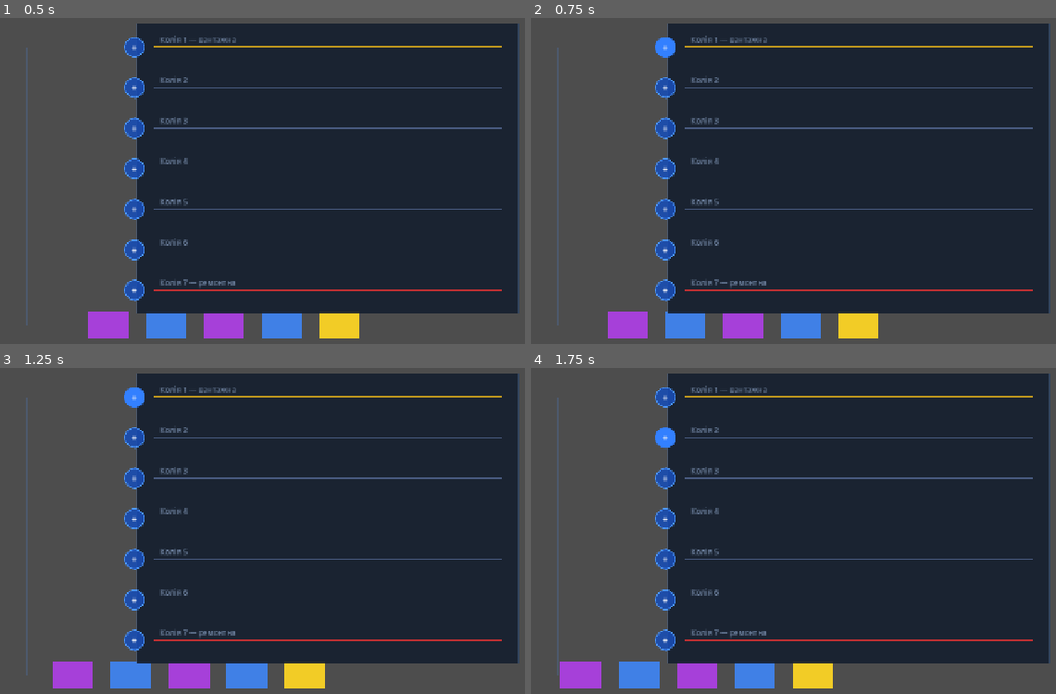
Above: before the commit, frames 1-4 (two rows, left to right).
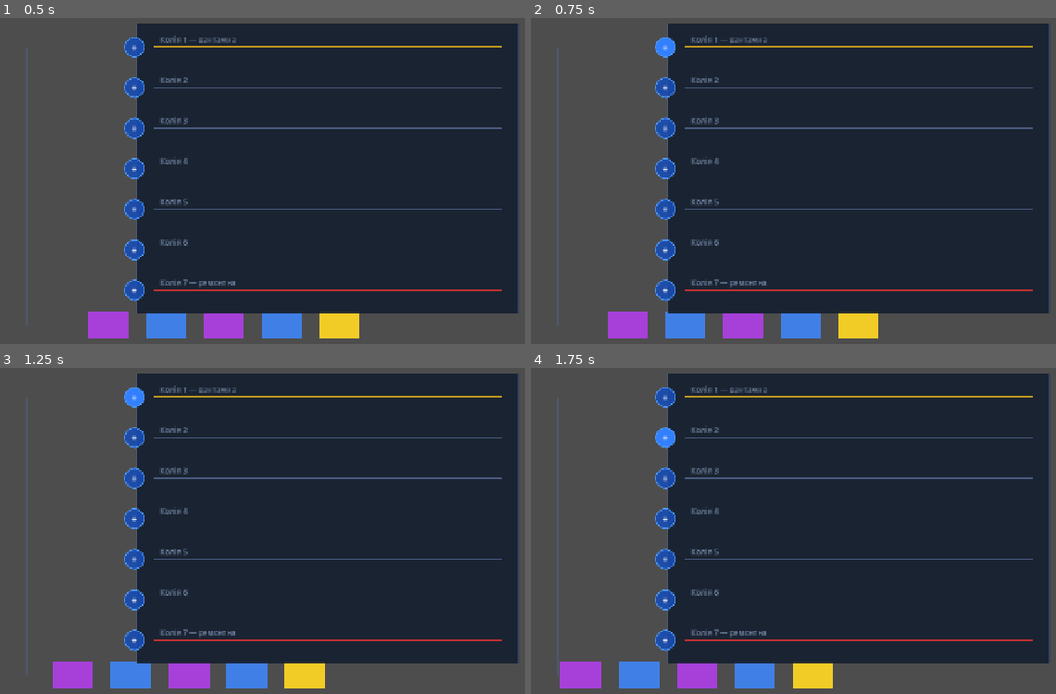
Above: after the commit, the same moments.

Repository: Fenimors99/shunting-game
Game: Godot game, scene res://scenes/GameScreen.tscn
Two runs of this game, one before a commit and one after it. Both use one fixed random seed, a clock stepped at 60 frames per second and the inputs below.
Inputs:
- Up to frame 1 (0.5 s): no input
- Up to frame 2 (0.75 s): click "+" at 0.5 s
- Up to frame 3 (1.25 s): no input
- Up to frame 4 (1.75 s): click "+" at 1.25 s

Frame 1 is identical in both runs. In frame 2, less than 0.1% of the frame differs, in the area x 23-28%, y 5-13%; in frame 3, less than 0.1%; in frame 4, less than 0.1%, in the area x 23-28%, y 18-25%.

Commit message:
Refactor: extract Layout constants, fix circle button styles

Diff:
--- a/scripts/GameScreen.gd
+++ b/scripts/GameScreen.gd
@@ -1,10 +1,6 @@
 extends Node2D
 
-# Константи маршруту (мають збігатися з Queue.gd і Station.gd)
-const QUEUE_Y      := 620.0
-const JUNCTION_X   := 160.0
-const STATION_LEFT := 380.0
-const ANIM_SPEED   := 220.0   # px/сек
+const ANIM_SPEED := 220.0   # px/сек
 
 @onready var queue:   WagonQueue = $Queue
 @onready var station: Node2D    = $Station
@@ -34,9 +30,9 @@
 # --- Анімація вагона: черга → поворот вгору → поворот вправо → колія ---
 
 func _on_wagon_entered_track(wagon: Wagon, track_index: int) -> void:
-	var target_y: float  = station.get_track_y(track_index)
-	var up_time: float   = abs(QUEUE_Y - target_y) / ANIM_SPEED
-	var right_time: float = abs(STATION_LEFT - JUNCTION_X) / ANIM_SPEED
+	var target_y: float   = station.get_track_y(track_index)
+	var up_time: float    = abs(Layout.QUEUE_Y - target_y) / ANIM_SPEED
+	var right_time: float = abs(Layout.STATION_LEFT - Layout.JUNCTION_X) / ANIM_SPEED
 
 	var tween := create_tween()
 	tween.set_trans(Tween.TRANS_SINE)
@@ -45,7 +41,7 @@
 	# 1. Рухається вгору до потрібної колії
 	tween.tween_property(wagon, "position:y", target_y, up_time)
 	# 2. Рухається вправо до входу на станцію
-	tween.tween_property(wagon, "position:x", STATION_LEFT + 20, right_time)
+	tween.tween_property(wagon, "position:x", Layout.STATION_LEFT + 20, right_time)
 	# 3. Вагон на місці — припинити анімацію
 	tween.tween_callback(func(): _wagon_arrived(wagon, track_index))
 
--- /dev/null
+++ b/scripts/Layout.gd
@@ -0,0 +1,16 @@
+class_name Layout
+
+# Точка розвороту черги (X де вагон має бути призначений)
+const JUNCTION_X    := 160.0
+# Y-позиція вузла Queue в GameScreen
+const QUEUE_Y       := 620.0
+
+# Станція
+const STATION_LEFT  := 380.0
+const STATION_RIGHT := 980.0
+const TRACK_TOP     := 140.0
+const TRACK_SPACING := 70.0
+const TRACK_COUNT   := 7
+
+static func get_track_y(track_index: int) -> float:
+	return TRACK_TOP + (track_index - 1) * TRACK_SPACING
--- a/scripts/Queue.gd
+++ b/scripts/Queue.gd
@@ -7,7 +7,6 @@
 const SPAWN_INTERVAL := 3.0
 const QUEUE_SPEED    := 80.0   # px/сек
 const WAGON_GAP      := 100.0  # відстань між вагонами
-const ENTRY_X        := 160.0  # X де вагон має бути призначений або заблокує
 
 signal wagon_entered_track(wagon: Wagon, track_index: int)
 signal queue_blocked(wagon: Wagon)
@@ -43,7 +42,7 @@
 	if _wagons.is_empty():
 		return
 	var front: Wagon = _wagons[0]
-	if front.position.x > ENTRY_X:
+	if front.position.x > Layout.JUNCTION_X:
 		return
 	if front.assigned_track == -1:
 		_block(front)
@@ -87,7 +86,7 @@
 	var w: Wagon = WAGON_SCENE.instantiate()
 	w.wagon_color = _COLORS[randi() % _COLORS.size()]
 	# Позиція: правіше від останнього вагона
-	w.position = Vector2(ENTRY_X + (index + 1) * WAGON_GAP + 80.0, 0.0)
+	w.position = Vector2(Layout.JUNCTION_X + (index + 1) * WAGON_GAP + 80.0, 0.0)
 	w.tapped.connect(_on_wagon_tapped)
 	add_child(w)
 	_wagons.append(w)
--- a/scripts/Station.gd
+++ b/scripts/Station.gd
@@ -1,12 +1,5 @@
 extends Node2D
 class_name Station
-
-# Константи макету — всі відносно viewport 1280×720
-const TRACK_COUNT   := 7
-const STATION_LEFT  := 380.0
-const STATION_RIGHT := 980.0
-const TRACK_TOP     := 140.0
-const TRACK_SPACING := 70.0
 
 const COLOR_TRACK_NORMAL  := Color(0.4, 0.5, 0.7, 0.6)
 const COLOR_TRACK_CARGO   := Color(0.9, 0.7, 0.1, 0.8)   # Колія 1
@@ -20,7 +13,7 @@
 	_create_entry_buttons()
 
 func get_track_y(track_index: int) -> float:
-	return TRACK_TOP + (track_index - 1) * TRACK_SPACING
+	return Layout.get_track_y(track_index)
 
 # --- Малювання ---
 
@@ -31,8 +24,8 @@
 
 func _draw_station_bg() -> void:
 	var rect := Rect2(
-		Vector2(STATION_LEFT - 30, TRACK_TOP - 40),
-		Vector2(STATION_RIGHT - STATION_LEFT + 60, (TRACK_COUNT - 1) * TRACK_SPACING + 80)
+		Vector2(Layout.STATION_LEFT - 30, Layout.TRACK_TOP - 40),
+		Vector2(Layout.STATION_RIGHT - Layout.STATION_LEFT + 60, (Layout.TRACK_COUNT - 1) * Layout.TRACK_SPACING + 80)
 	)
 	draw_rect(rect, COLOR_BG)
 	draw_rect(rect, COLOR_BORDER, false, 1.5)
@@ -40,50 +33,38 @@
 func _draw_tracks() -> void:
 	var labels := ["Колія 1 — вантажна", "Колія 2", "Колія 3",
 				   "Колія 4", "Колія 5", "Колія 6", "Колія 7 — ремонтна"]
-	for i in TRACK_COUNT:
-		var y := get_track_y(i + 1)
+	for i in Layout.TRACK_COUNT:
+		var y := Layout.get_track_y(i + 1)
 		var color := COLOR_TRACK_NORMAL
 		if i == 0:
 			color = COLOR_TRACK_CARGO
 		elif i == 6:
 			color = COLOR_TRACK_REPAIR
-		draw_line(Vector2(STATION_LEFT, y), Vector2(STATION_RIGHT, y), color, 2.0)
+		draw_line(Vector2(Layout.STATION_LEFT, y), Vector2(Layout.STATION_RIGHT, y), color, 2.0)
 
-		# Назва колії
 		draw_string(
 			ThemeDB.fallback_font,
-			Vector2(STATION_LEFT + 10, y - 8),
+			Vector2(Layout.STATION_LEFT + 10, y - 8),
 			labels[i],
 			HORIZONTAL_ALIGNMENT_LEFT, -1, 13,
 			Color(0.6, 0.7, 0.85, 0.7)
 		)
 
 func _draw_junction_line() -> void:
-	# Вертикальна лінія — з'єднує чергу зі станцією (зліва)
-	var junction_x := 160.0
-	var queue_y    := 620.0
-	draw_line(Vector2(junction_x, queue_y), Vector2(junction_x, TRACK_TOP), COLOR_BORDER, 1.5)
-	# Горизонтальна лінія до входу в станцію
-	draw_line(Vector2(junction_x, TRACK_TOP), Vector2(STATION_LEFT - 30, TRACK_TOP), COLOR_BORDER, 1.5)
+	draw_line(Vector2(Layout.JUNCTION_X, Layout.QUEUE_Y), Vector2(Layout.JUNCTION_X, Layout.TRACK_TOP), COLOR_BORDER, 1.5)
+	draw_line(Vector2(Layout.JUNCTION_X, Layout.TRACK_TOP), Vector2(Layout.STATION_LEFT - 30, Layout.TRACK_TOP), COLOR_BORDER, 1.5)
 
 # --- Кнопки входу (сині кружечки "+") ---
 
 func _create_entry_buttons() -> void:
-	for i in range(1, TRACK_COUNT + 1):
-		var y := get_track_y(i)
+	for i in range(1, Layout.TRACK_COUNT + 1):
+		var y := Layout.get_track_y(i)
 		var btn := Button.new()
 		btn.text = "+"
 		btn.custom_minimum_size = Vector2(36, 36)
-		btn.position = Vector2(STATION_LEFT - 52, y - 18)
-
-		# Стиль: синій кружечок
-		var style := StyleBoxFlat.new()
-		style.bg_color = Color(0.1, 0.3, 0.7, 0.9)
-		style.border_color = Color(0.3, 0.6, 1.0)
-		style.set_border_width_all(2)
-		style.set_corner_radius_all(18)
-		btn.add_theme_stylebox_override("normal", style)
-		btn.add_theme_stylebox_override("hover", _make_circle_style(Color(0.2, 0.5, 1.0)))
+		btn.position = Vector2(Layout.STATION_LEFT - 52, y - 18)
+		btn.add_theme_stylebox_override("normal",  _make_circle_style(Color(0.1, 0.3, 0.7, 0.9)))
+		btn.add_theme_stylebox_override("hover",   _make_circle_style(Color(0.2, 0.5, 1.0)))
 		btn.add_theme_stylebox_override("pressed", _make_circle_style(Color(0.05, 0.2, 0.6)))
 		btn.add_theme_color_override("font_color", Color.WHITE)
 
@@ -94,5 +75,7 @@
 func _make_circle_style(color: Color) -> StyleBoxFlat:
 	var s := StyleBoxFlat.new()
 	s.bg_color = color
+	s.border_color = Color(0.3, 0.6, 1.0)
+	s.set_border_width_all(2)
 	s.set_corner_radius_all(18)
 	return s
Not shown, added: scripts/Layout.gd.uid
